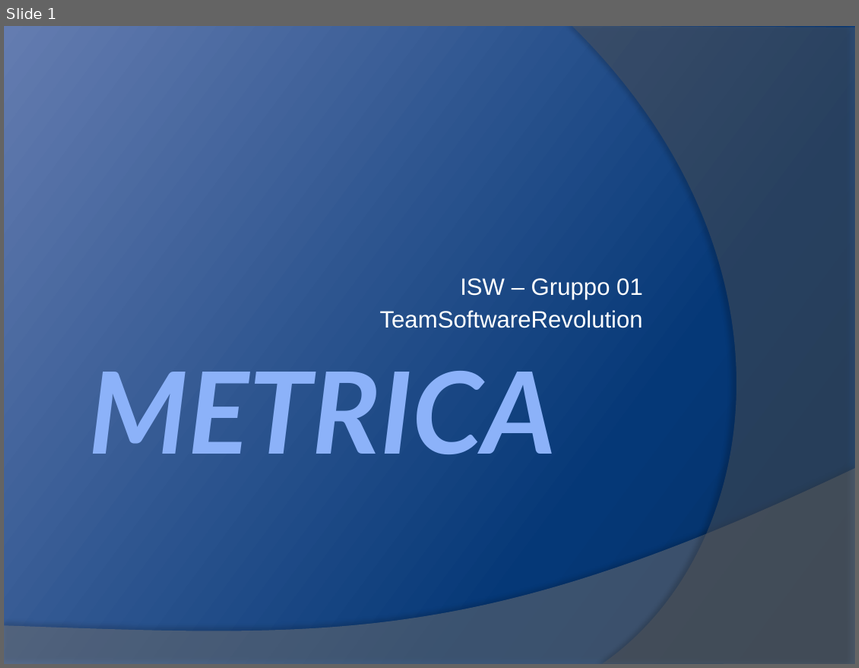
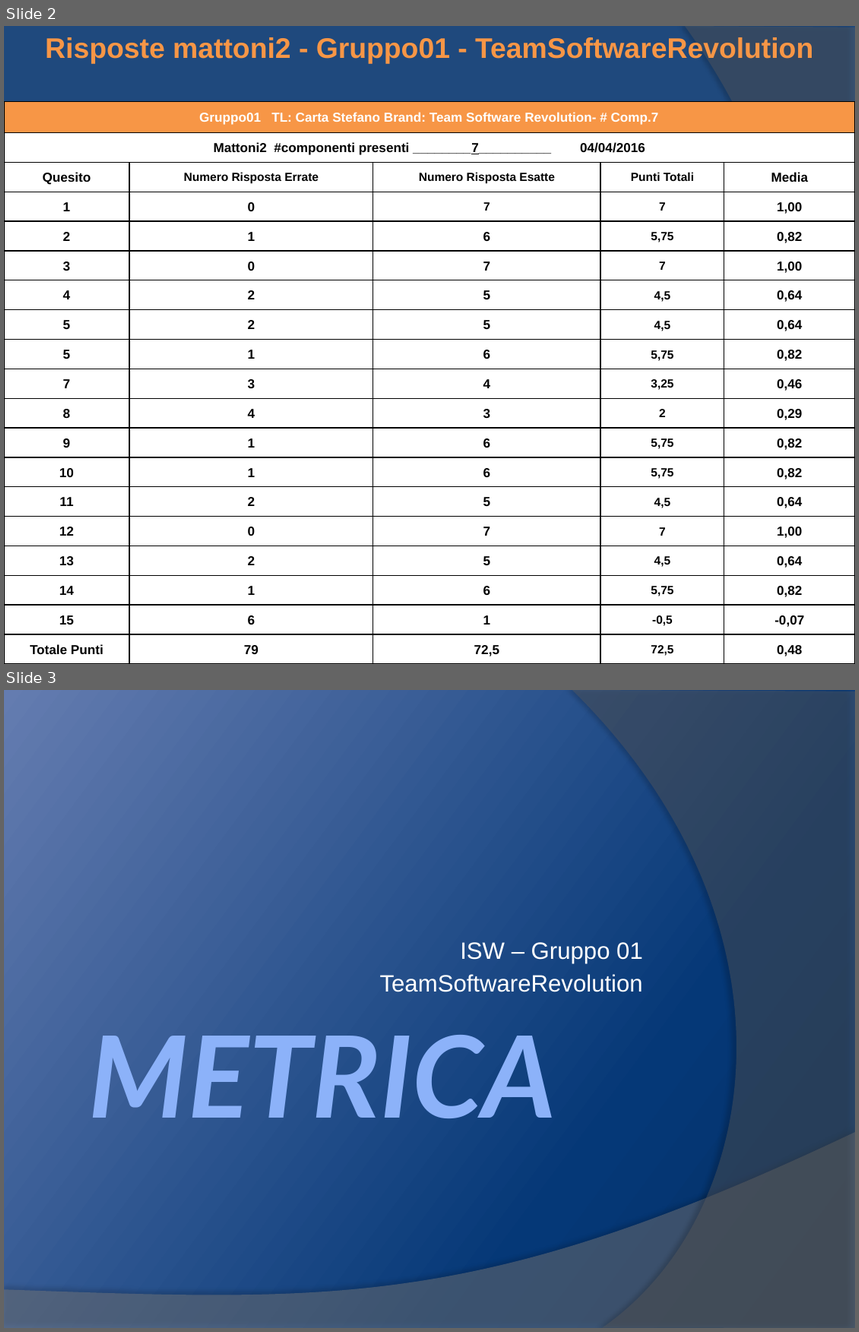
Before and after one commit to yan0z/ISW, a slide deck: Quesito 2 Team/Gruppo01TeamSoftwareRevolutionMetrica.pptx. Shown one above the other, each under a label of ours: slide 1 before the commit, slides 2 and 3 after it. The pictures are 859x668 and 859x1332 pixels, drawn with LibreOffice and Linux fonts; fonts in the diff are those of the drawing. Boxes give left, top, right and bottom in pixels: in the first picture for what was removed or moved away, otherwise in the second. Text is boxed around its words. In the diff, an @@ line names an element or a change of style, - is before the commit and + after.

Commit message:
Aggiunta graduatoria e mattoni2 - Quesito2

```diff
--- a/Quesito 2 Team/Gruppo01TeamSoftwareRevolutionMetrica.pptx
+++ b/Quesito 2 Team/Gruppo01TeamSoftwareRevolutionMetrica.pptx
@@ slide 2 added at (4,26,855,664), background #1F497D; not listed: 1 template element that a slide beside it also shows @@
@@ text added at (45,37,813,64), 24 pt, text #F79646, bold @@
+Risposte mattoni2 - Gruppo01 - TeamSoftwareRevolution
@@ freeform shape added at (685,26,855,664), fill #5E5E5E at 40% opacity @@
@@ table added at (4,102,854,664), 19 rows, 5 columns @@
+Gruppo01 TL: Carta Stefano Brand: Team Software Revolution- # Comp.7 |  |  |  | 
+Mattoni2 #componenti presenti ________7__________ 04/04/2016 |  |  |  | 
+Quesito | Numero Risposta Errate | Numero Risposta Esatte | Punti Totali | Media
+1 | 0 | 7 | 7 | 1,00
+2 | 1 | 6 | 5,75 | 0,82
+3 | 0 | 7 | 7 | 1,00
+4 | 2 | 5 | 4,5 | 0,64
+5 | 2 | 5 | 4,5 | 0,64
+5 | 1 | 6 | 5,75 | 0,82
+7 | 3 | 4 | 3,25 | 0,46
+8 | 4 | 3 | 2 | 0,29
+9 | 1 | 6 | 5,75 | 0,82
+10 | 1 | 6 | 5,75 | 0,82
+11 | 2 | 5 | 4,5 | 0,64
+12 | 0 | 7 | 7 | 1,00
+13 | 2 | 5 | 4,5 | 0,64
+14 | 1 | 6 | 5,75 | 0,82
+15 | 6 | 1 | -0,5 | -0,07
+Totale Punti | 79 | 72,5 | 72,5 | 0,48
@@ what was slide 1 is now slide 3 @@
```
Also in this commit, not shown: 1 other slide added, 1 other file.
